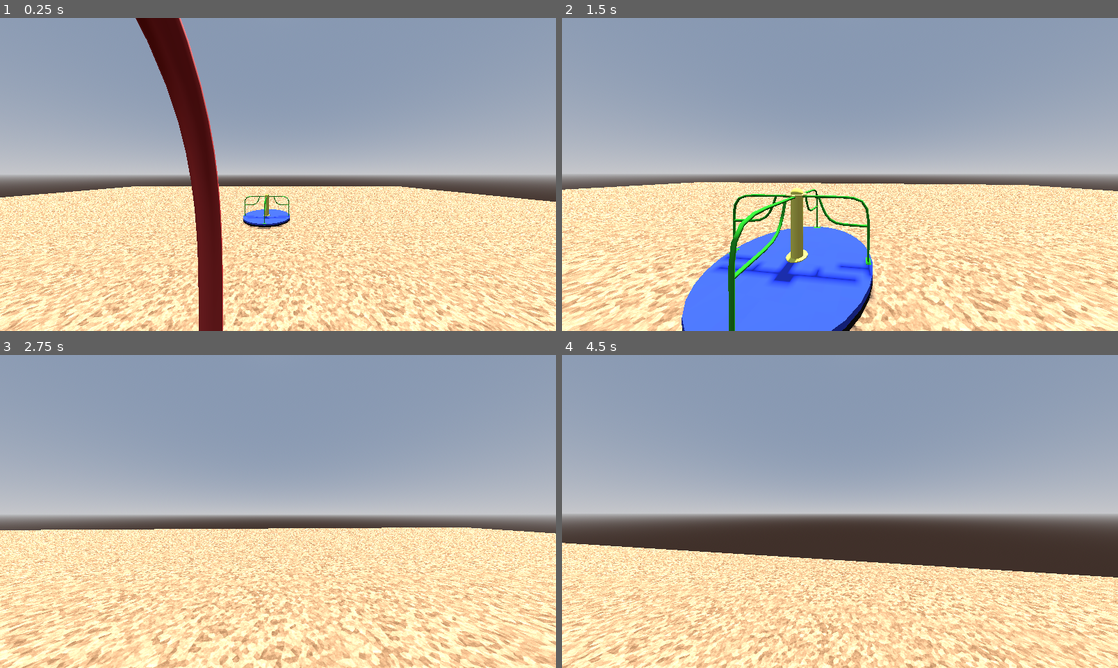
Above: before the commit, frames 1-4 (two rows, left to right).
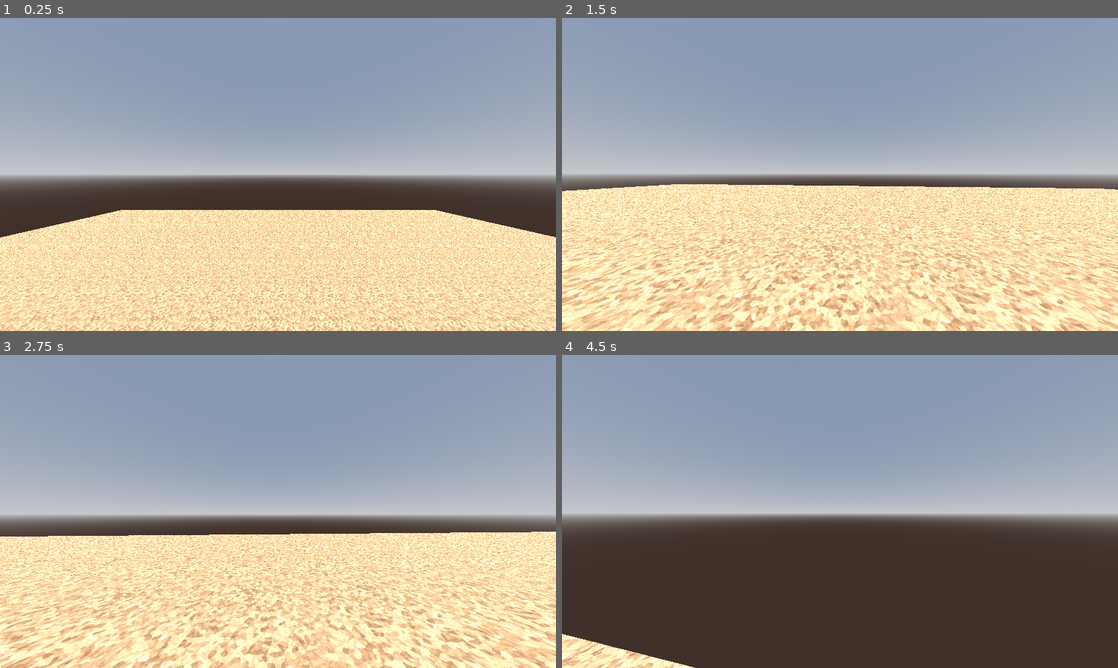
Above: after the commit, the same moments.

Repository: clarkm25/LonelyChildParkSimulator
Game: Godot game, scene res://scenes/debug/lvl_debug.tscn
Two runs of this game, one before a commit and one after it. Both use one fixed random seed, a clock stepped at 60 frames per second and the inputs below.
Inputs (mouse positions are in pixels of both pictures, inside the frame that each line leads up to):
- Up to frame 1 (0.25 s): no input
- Up to frame 2 (1.5 s): tap Enter (ui_accept) at 0.5, 0.77 s; move the mouse to (867, 174) at 0.52 s; press the mouse at (867, 174) at 0.53 s; hold W (move_forward) from 0.53 s (still down); move the mouse to (812, 174) at 1.27 s; release the mouse at (812, 174) at 1.28 s; tap E (interact) at 1.35 s
- Up to frame 3 (2.75 s): keep holding W (move_forward); tap Enter (ui_accept) at 1.52 s; move the mouse to (289, 505) at 2.02 s; hold Space (quicktime) from 2.03 s (still down)
- Up to frame 4 (4.5 s): keep holding W (move_forward); move the mouse to (834, 517) at 2.77 s; release Space (quicktime) at 2.78 s; click (834, 517) at 2.85 s; tap Enter (ui_accept) at 3.02, 3.77 s; move the mouse to (878, 514) at 3.52 s; hold E (interact) 3.53-4.28 s; move the mouse to (795, 508) at 4.27 s; tap Space (quicktime) at 4.35 s

The runs differ from the first frame. In frame 1, 34% of the frame differs, in the area x 0-100%, y 0-100%; in frame 2, 32%; in frame 3, 26%; in frame 4, 34%.

Commit message:
Report height to signal upon "thrown"

Diff:
--- a/scenes/debug/lvl_debug.tscn
+++ b/scenes/debug/lvl_debug.tscn
@@ -110,7 +110,7 @@
 [node name="Swings" parent="Objects" instance=ExtResource("1_6exlk")]
 
 [node name="Player" type="CharacterBody3D" parent="." groups=["player"]]
-transform = Transform3D(1, 0, 0, 0, 1, 0, 0, 0, 1, 2.14705, 2, 0)
+transform = Transform3D(1, 0, 0, 0, 1, 0, 0, 0, 1, -0.0549524, 5.40277, -4.10519)
 collision_layer = 2
 collision_mask = 7
 platform_floor_layers = 4294967264
--- a/scripts/player/player.gd
+++ b/scripts/player/player.gd
@@ -10,10 +10,12 @@
 @onready var smoothing = $Smoothing
 
 @onready var anim_player = $AnimationPlayer
+
+signal height_reached(height)
 var left_cam_limit = 180
 var right_cam_limit = 180
 var thrown := false
-
+var falling := false
 var sitting : bool = false
 
 func _ready():
@@ -27,6 +29,7 @@
 	# Add the gravity.
 	if is_on_floor():
 		thrown = false
+		falling = false
 	else:
 		velocity += get_gravity() * delta
 
@@ -48,6 +51,12 @@
 
 	move_and_slide()
 
+	if thrown:
+		if velocity.y < 0 and !falling:
+			falling = true
+			height_reached.emit(global_position.y)
+			print(global_position.y)
+
 func _input(event):
 	if event is InputEventMouseMotion and Input.mouse_mode == Input.MOUSE_MODE_CAPTURED:
 		rotate_y(-event.relative.x * mouse_sens)
--- a/scripts/playground/swingset_seat.gd
+++ b/scripts/playground/swingset_seat.gd
@@ -6,20 +6,20 @@
 
 var z_dir = -1
 var can_flip := true
+
 func _ready():
 	super()
 
+func _toggle_sit(state : bool):
+	super(state)
+	if state == true and !qte.playing:
+		qte.play()
+	if state == false:
+		qte.stop()
+		var player_height = player.position.y
+
 func _physics_process(delta):
 	if entered:
-		if Input.is_action_just_pressed("move_forward"):
-			push(-1, 10)
-		elif Input.is_action_just_pressed("move_back"):
-			push(1, 10)
-		#
-		#if linear_velocity.is_zero_approx() and !qte.playing:
-			#qte.play()
-			#
-
 		var raycast_collision = $"../QTE/CenterChecker".get_collider()
 		if raycast_collision:
 			if linear_velocity.z > 0:
@@ -29,8 +29,10 @@
 			elif linear_velocity.z == 0:
 				direction = 0
 			can_flip = true
+
 		if _is_velocity_direction_flipped() and !qte.playing:
 			qte.play()
+
 func _custom_exit_behavior():
 	# set player position and velocity to that of the swings so you fly off
 	player.global_position = global_position
@@ -49,6 +51,8 @@
 	push(z_dir, points/3)
 
 func _is_velocity_direction_flipped() -> bool:
+	# checks if current direction matches stashed direction; if not, set direction to opposite
+	# and return true for direction being flipped
 	if can_flip:
 		if angular_velocity.x < 0 and z_dir != 1:
 			z_dir = 1
Not shown: 1 places in scenes/playground/carousel/carousel.tscn that only renumber resources
Not shown: 1 places in scenes/playground/swingset/swings.tscn that only renumber resources
